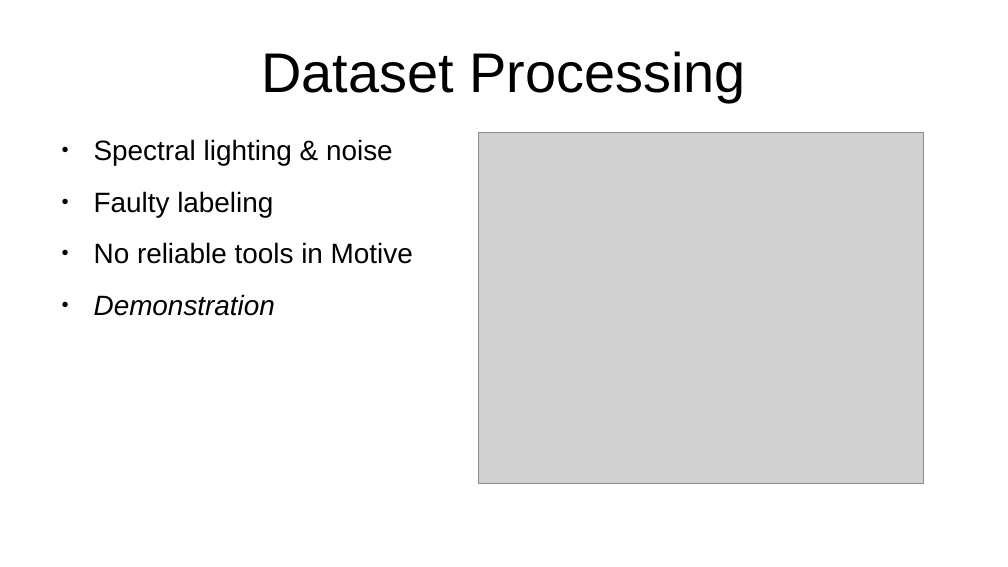
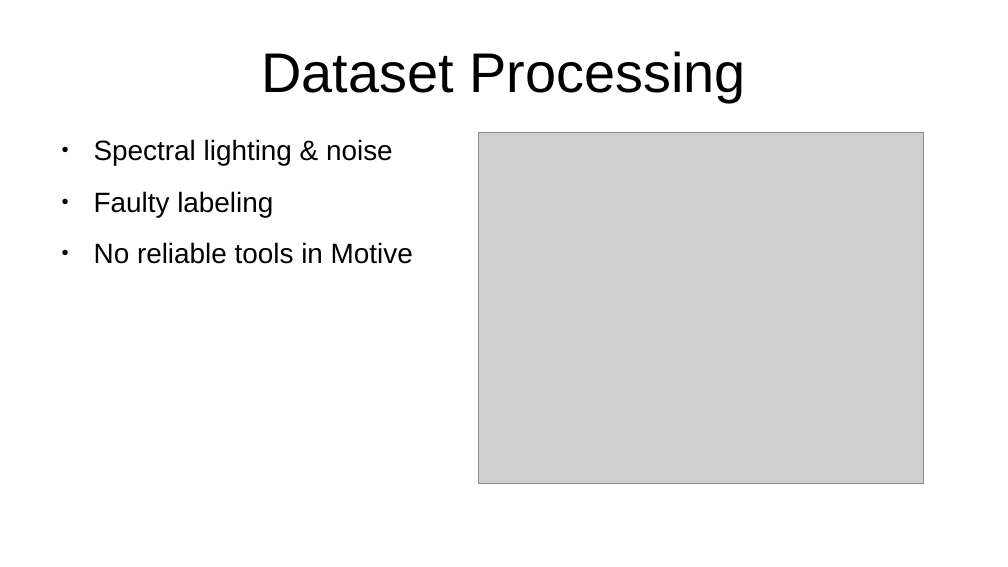
Before and after one commit to thom9258/masters-thesis, a slide deck: slide 11 of presentation/Presentation.odp (slide 10 before the commit). Drawn at 1008x567 pixels with LibreOffice and Linux fonts; fonts in the diff are those of the drawing; grey boxes stand for pictures. Boxes give left, top, right and bottom in pixels: in the first picture for what was removed or moved away, otherwise in the second. Text is boxed around its words. In the diff, an @@ line names an element or a change of style, - is before the commit and + after.

```diff
--- a/presentation/Presentation.odp
+++ b/presentation/Presentation.odp
@@ text at bbox=[94, 294, 275, 316]: paragraph removed @@
-● Demonstration
```
Also in this commit, not shown: 10 other slides changed, 4 slides added, 2 slides removed.
